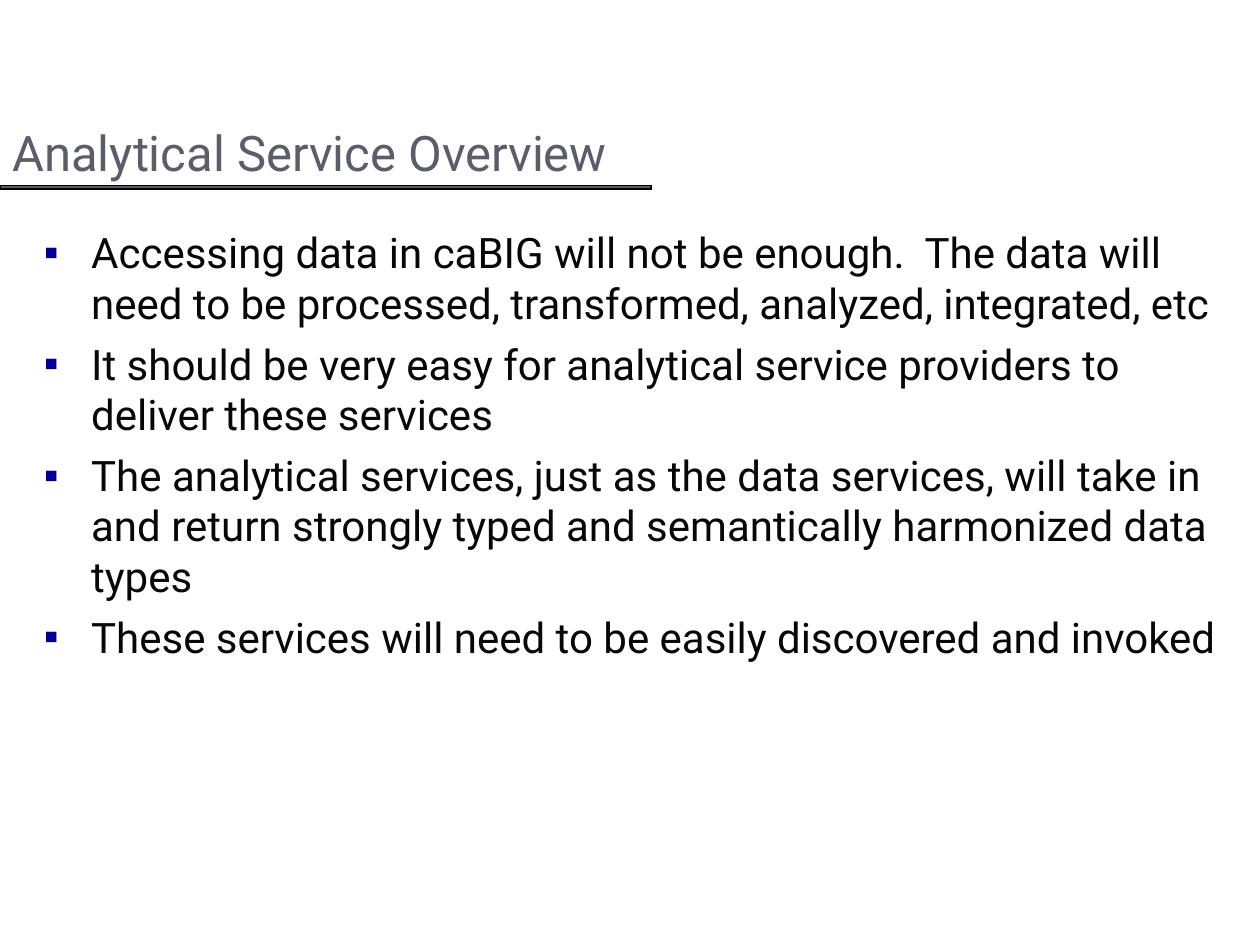
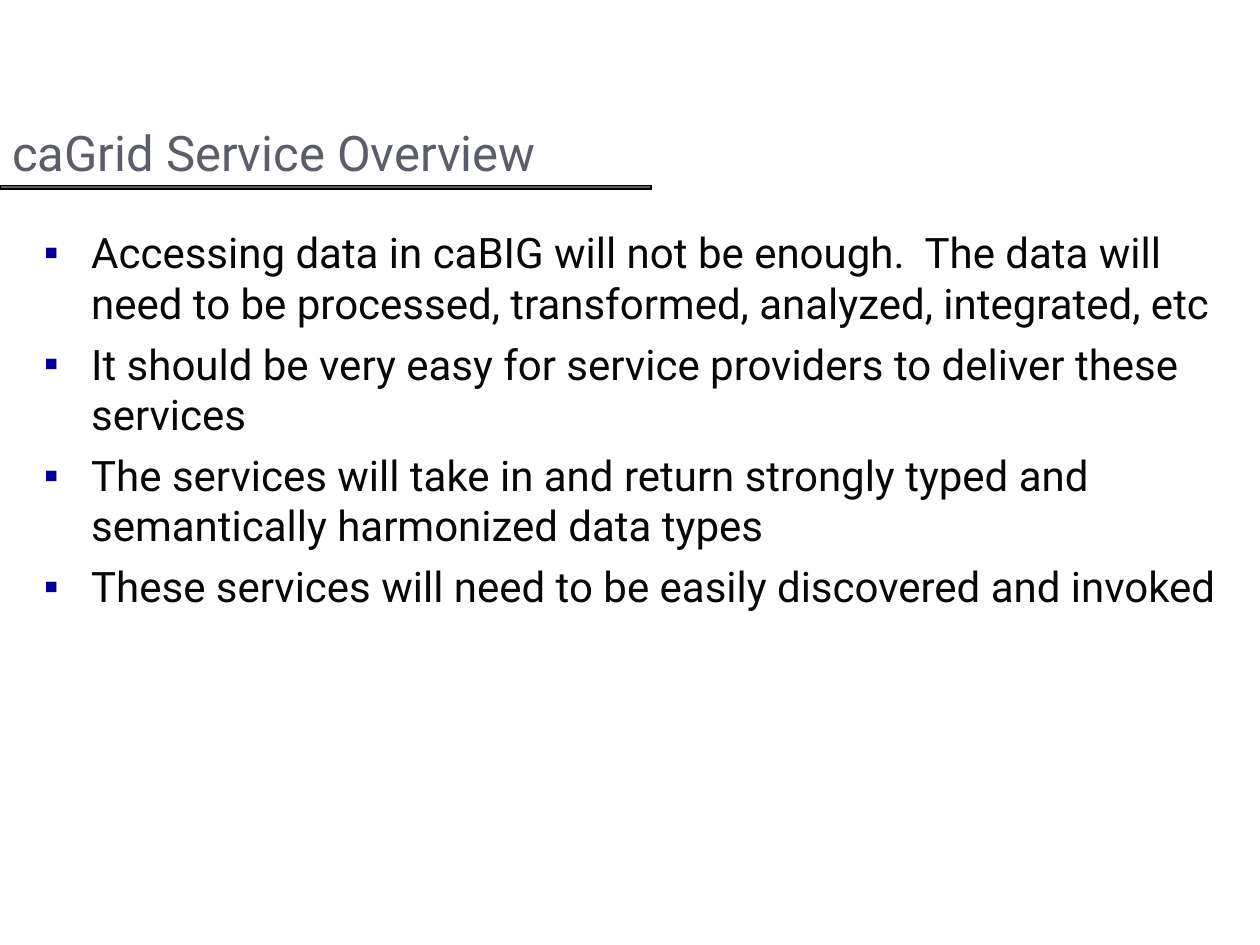
Before and after one commit to NCIP/cagrid-portal, a slide deck: slide 2 of cagrid-1-0/Documentation/presentations/introduce/Introduce_DIALOGUE2.ppt (slide 3 before the commit). Drawn at 1260x945 pixels with LibreOffice and Linux fonts; fonts in the diff are those of the drawing; background and template pictures are left out. Boxes give left, top, right and bottom in pixels: in the first picture for what was removed or moved away, otherwise in the second. Text is boxed around its words. In the diff, an @@ line names an element or a change of style, - is before the commit and + after.

```diff
--- a/cagrid-1-0/Documentation/presentations/introduce/Introduce_DIALOGUE2.ppt
+++ b/cagrid-1-0/Documentation/presentations/introduce/Introduce_DIALOGUE2.ppt
@@ title at (12,134,535,172): text changed @@
-Analytical Service Overview
+caGrid Service Overview
@@ text at (91,348,1178,550): text changed @@
-▪ It should be very easy for analytical service providers to deliver these services
-▪ The analytical services, just as the data services, will take in and return strongly typed and semantically harmonized data types
+▪ It should be very easy for service providers to deliver these services
+▪ The services will take in and return strongly typed and semantically harmonized data types
```
Also in this commit, not shown: 12 other slides changed, 1 slide added, 24 slides removed, 1 other file.
